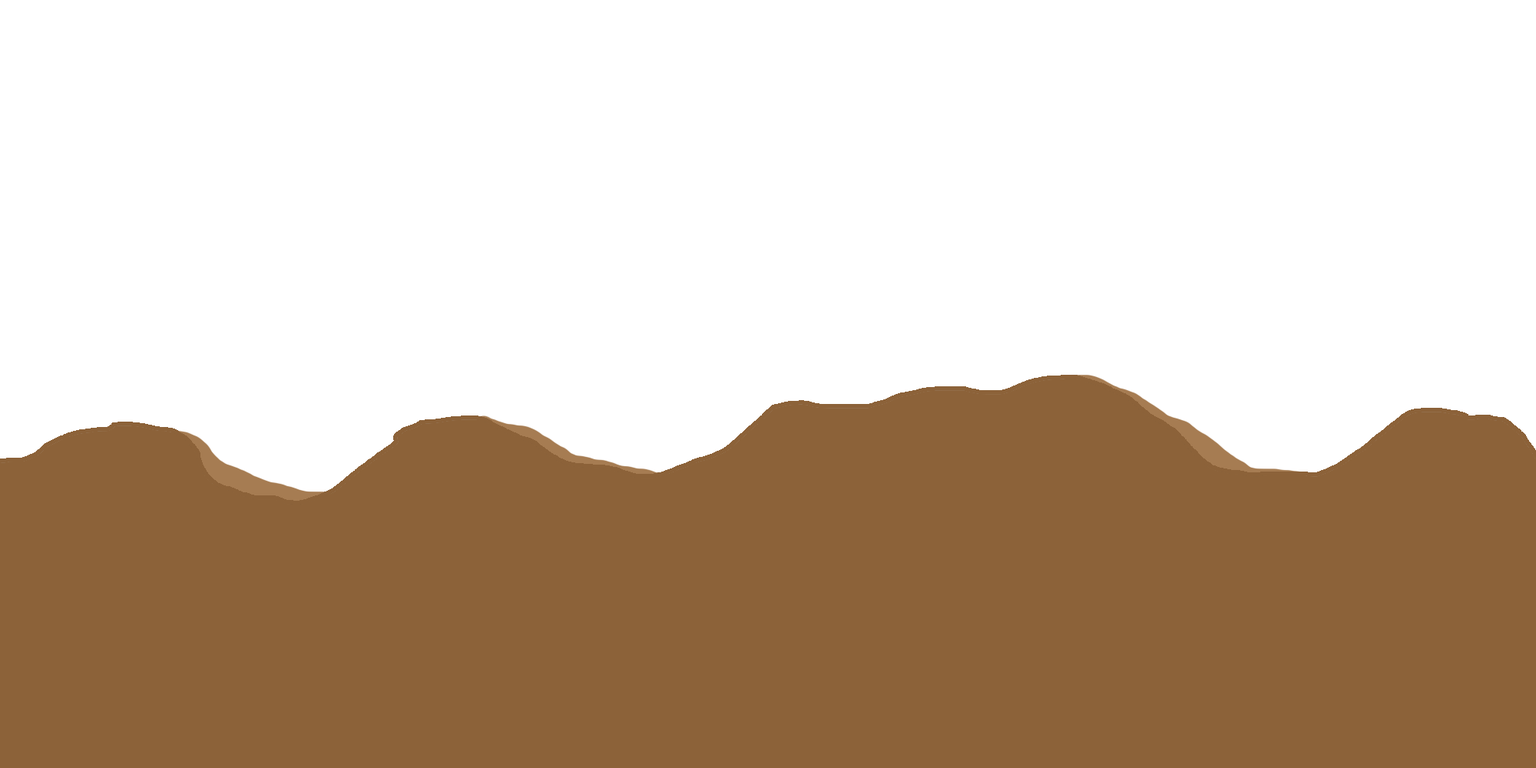
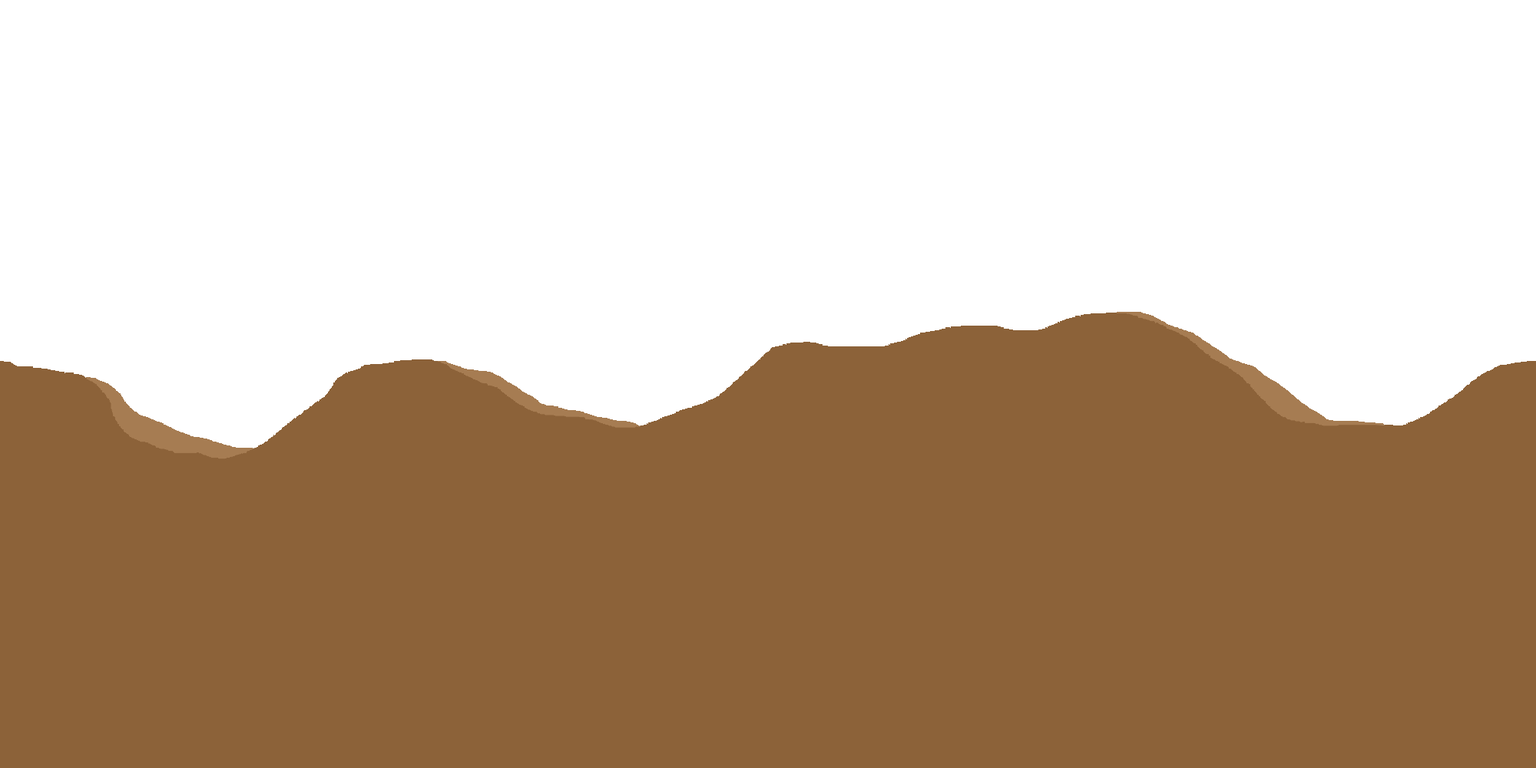
Revision of a layered 1536x768 image; what changed, layer by layer:
painted on "Layer 2" over 0, 311, 1536, 505
